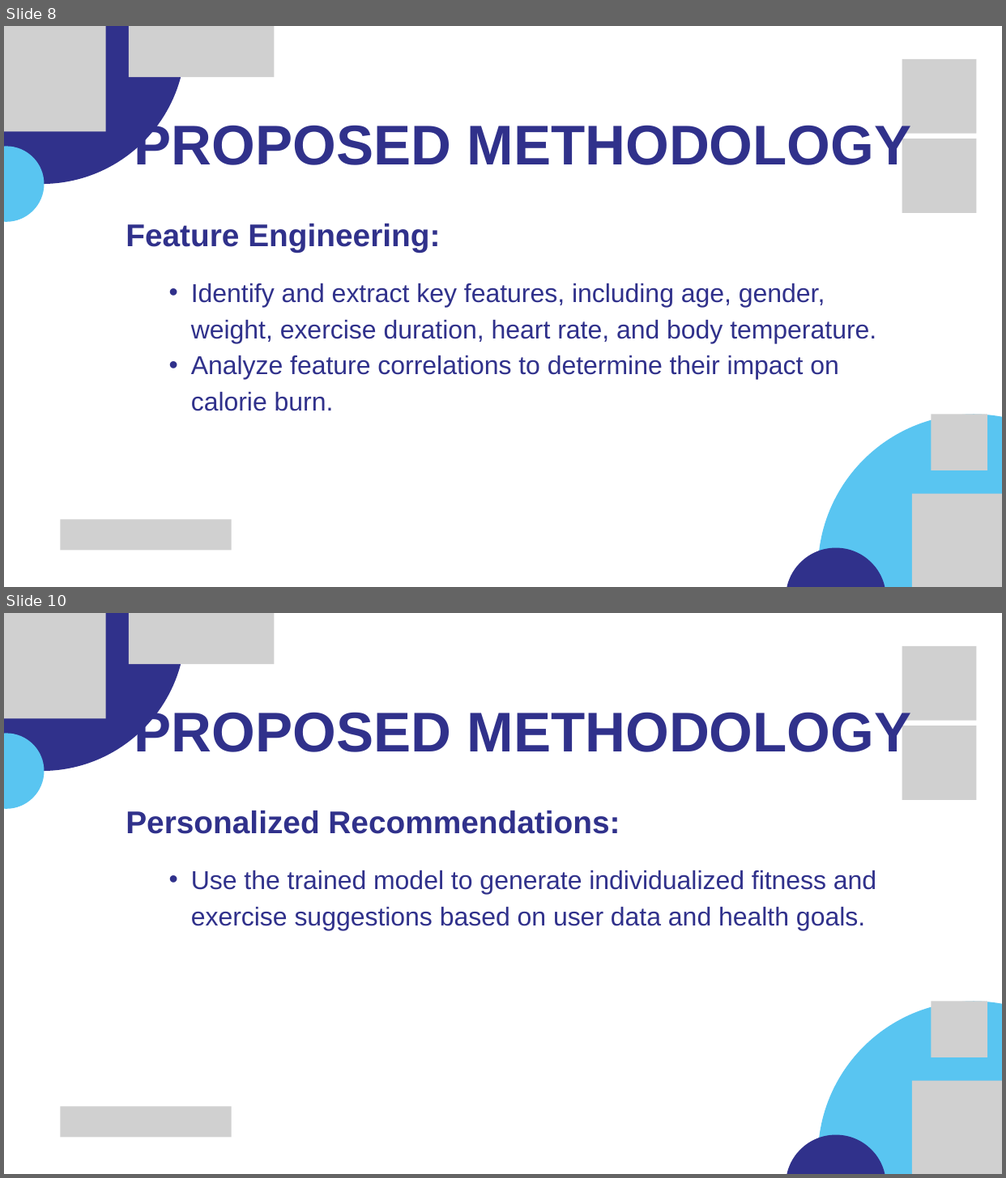
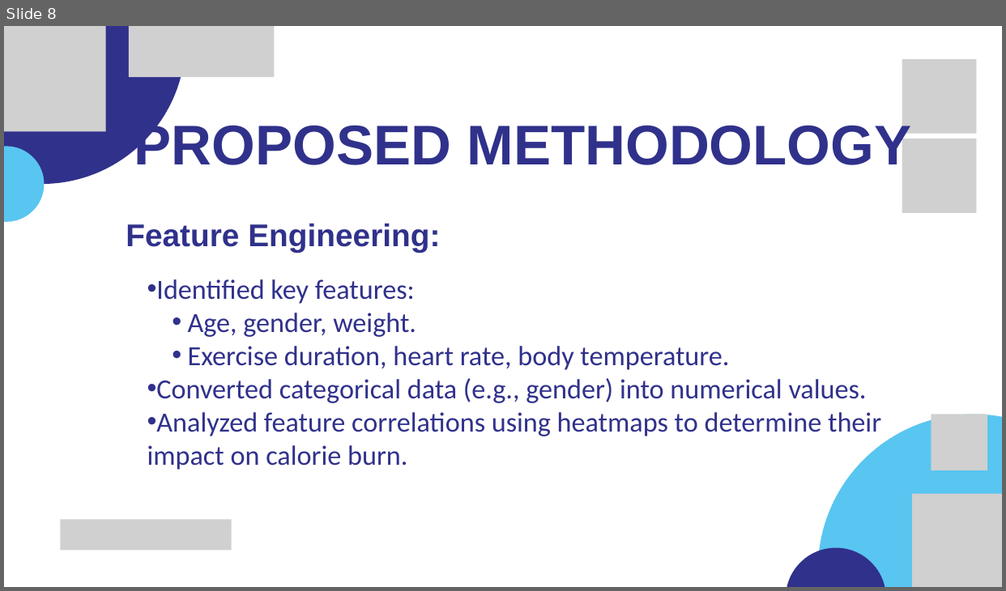
Before and after one commit to Mohamedelmahdy01/BurnMeter, a slide deck: BurnMeter.pptx. Shown one above the other, each under a label of ours: slides 8 and 10 before the commit, slide 8 after it; the slides between them are not shown. The pictures are 1006x1178 and 1006x591 pixels, drawn with LibreOffice and Linux fonts; fonts in the diff are those of the drawing; grey boxes stand for pictures. Boxes give left, top, right and bottom in pixels: in the first picture for what was removed or moved away, otherwise in the second. Text is boxed around its words. In the diff, an @@ line names an element or a change of style, - is before the commit and + after.

Commit message:
Correct spelling errors

```diff
--- a/BurnMeter.pptx
+++ b/BurnMeter.pptx
@@ slide 10 removed at [4, 613, 1002, 1174], background #FFFFFF @@
@@ freeform shape removed at [4, 613, 185, 771] @@
@@ picture removed at [4, 613, 106, 718] @@
@@ picture removed at [129, 613, 274, 664] @@
@@ picture removed at [902, 646, 977, 720] @@
@@ text removed at [134, 707, 912, 762] @@
-PROPOSED METHODOLOGY
@@ freeform shape removed at [4, 733, 44, 809] @@
@@ picture removed at [902, 726, 977, 800] @@
@@ text removed at [126, 811, 620, 834] @@
-Personalized Recommendations:
@@ text removed at [191, 871, 876, 931] @@
-  • Use the trained model to generate individualized fitness and exercise suggestions based on user data and health goals.
@@ freeform shape removed at [818, 1001, 1002, 1174] @@
@@ picture removed at [931, 1001, 987, 1058] @@
@@ picture removed at [912, 1081, 1002, 1174] @@
@@ picture removed at [60, 1106, 231, 1137] @@
@@ freeform shape removed at [786, 1135, 885, 1174] @@
@@ slide 8 changed as well @@
@@ text at [147, 280, 881, 470]: text changed; size 37.3 to 40 pt; font Arial to Calibri @@
-  • Identify and extract key features, including age, gender, weight, exercise duration, heart rate, and body temperature.
-  • Analyze feature correlations to determine their impact on calorie burn.
+• Identified key features:
+  • Age, gender, weight.
+  • Exercise duration, heart rate, body temperature.
+• Converted categorical data (e.g., gender) into numerical values.
+• Analyzed feature correlations using heatmaps to determine their impact on calorie burn.
```
Also in this commit, not shown: 13 other slides changed.
